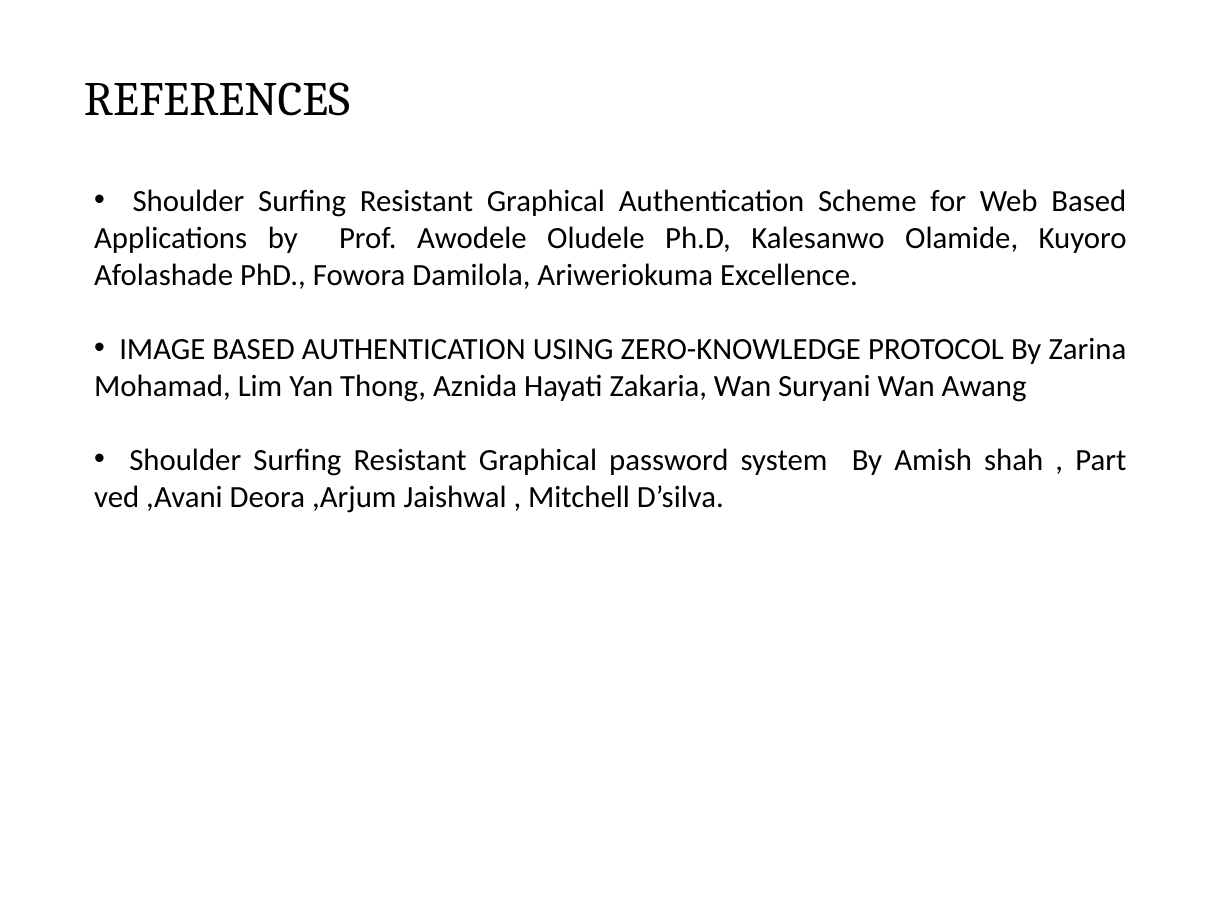
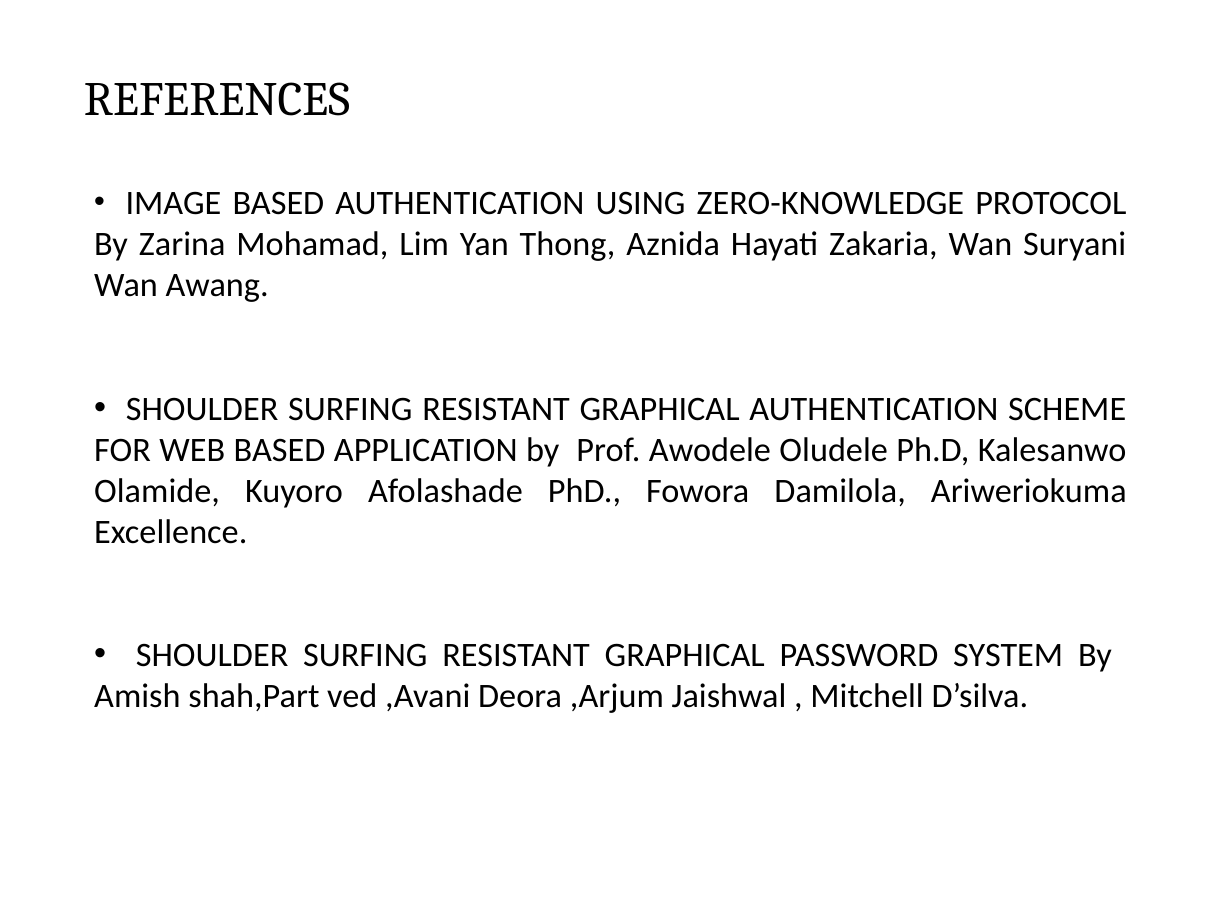
Before and after one commit to Greeny6092/iba, a slide deck: slide 9 of presentation/FINAL YEAR PROJECT BATCH 18.pptx. Drawn at 1232x924 pixels with LibreOffice and Linux fonts; fonts in the diff are those of the drawing. Boxes give left, top, right and bottom in pixels: in the first picture for what was removed or moved away, otherwise in the second. Text is boxed around its words. In the diff, an @@ line names an element or a change of style, - is before the commit and + after.

```diff
--- a/presentation/FINAL YEAR PROJECT BATCH 18.pptx
+++ b/presentation/FINAL YEAR PROJECT BATCH 18.pptx
@@ text at (x1=94, y1=191, x2=1127, y2=713): text changed; size 18 to 20 pt @@
-• Shoulder Surfing Resistant Graphical Authentication Scheme for Web Based Applications by Prof. Awodele Oludele Ph.D, Kalesanwo Olamide, Kuyoro Afolashade PhD., Fowora Damilola, Ariweriokuma Excellence.
-• IMAGE BASED AUTHENTICATION USING ZERO-KNOWLEDGE PROTOCOL By Zarina Mohamad, Lim Yan Thong, Aznida Hayati Zakaria, Wan Suryani Wan Awang
-• Shoulder Surfing Resistant Graphical password system By Amish shah , Part ved ,Avani Deora ,Arjum Jaishwal , Mitchell D’silva.
+• IMAGE BASED AUTHENTICATION USING ZERO-KNOWLEDGE PROTOCOL By Zarina Mohamad, Lim Yan Thong, Aznida Hayati Zakaria, Wan Suryani Wan Awang.
+• SHOULDER SURFING RESISTANT GRAPHICAL AUTHENTICATION SCHEME FOR WEB BASED APPLICATION by Prof. Awodele Oludele Ph.D, Kalesanwo Olamide, Kuyoro Afolashade PhD., Fowora Damilola, Ariweriokuma Excellence.
+• SHOULDER SURFING RESISTANT GRAPHICAL PASSWORD SYSTEM By Amish shah,Part ved ,Avani Deora ,Arjum Jaishwal , Mitchell D’silva.
```
Also in this commit, not shown: 5 other slides changed, 1 other file.
